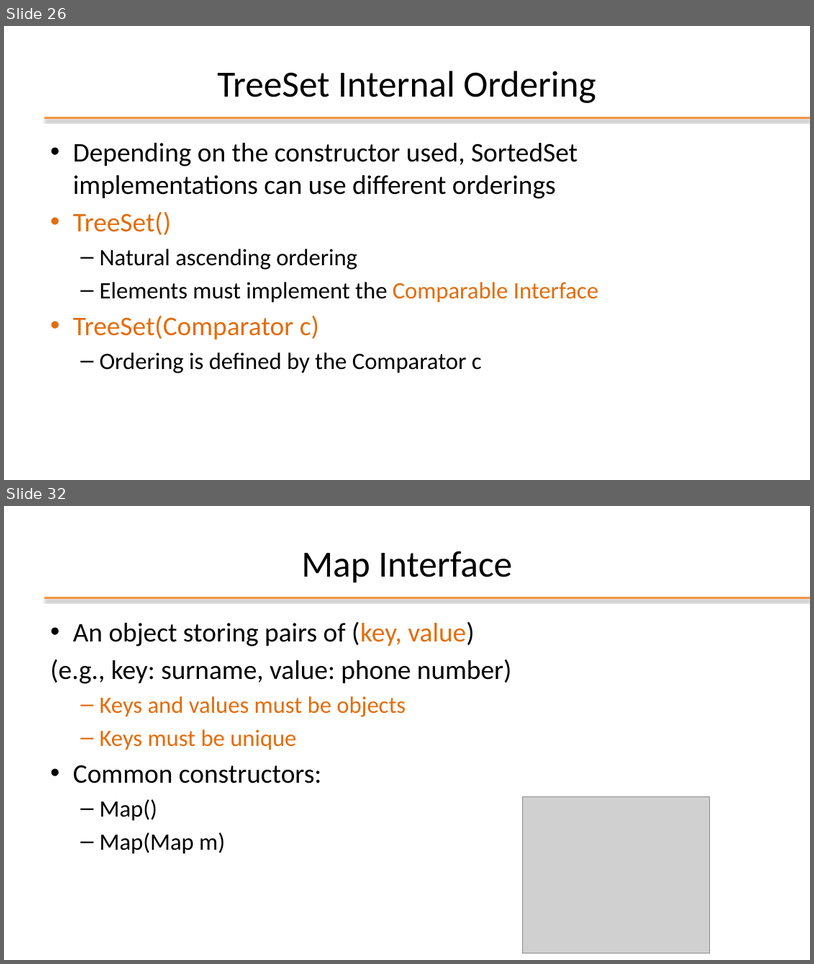
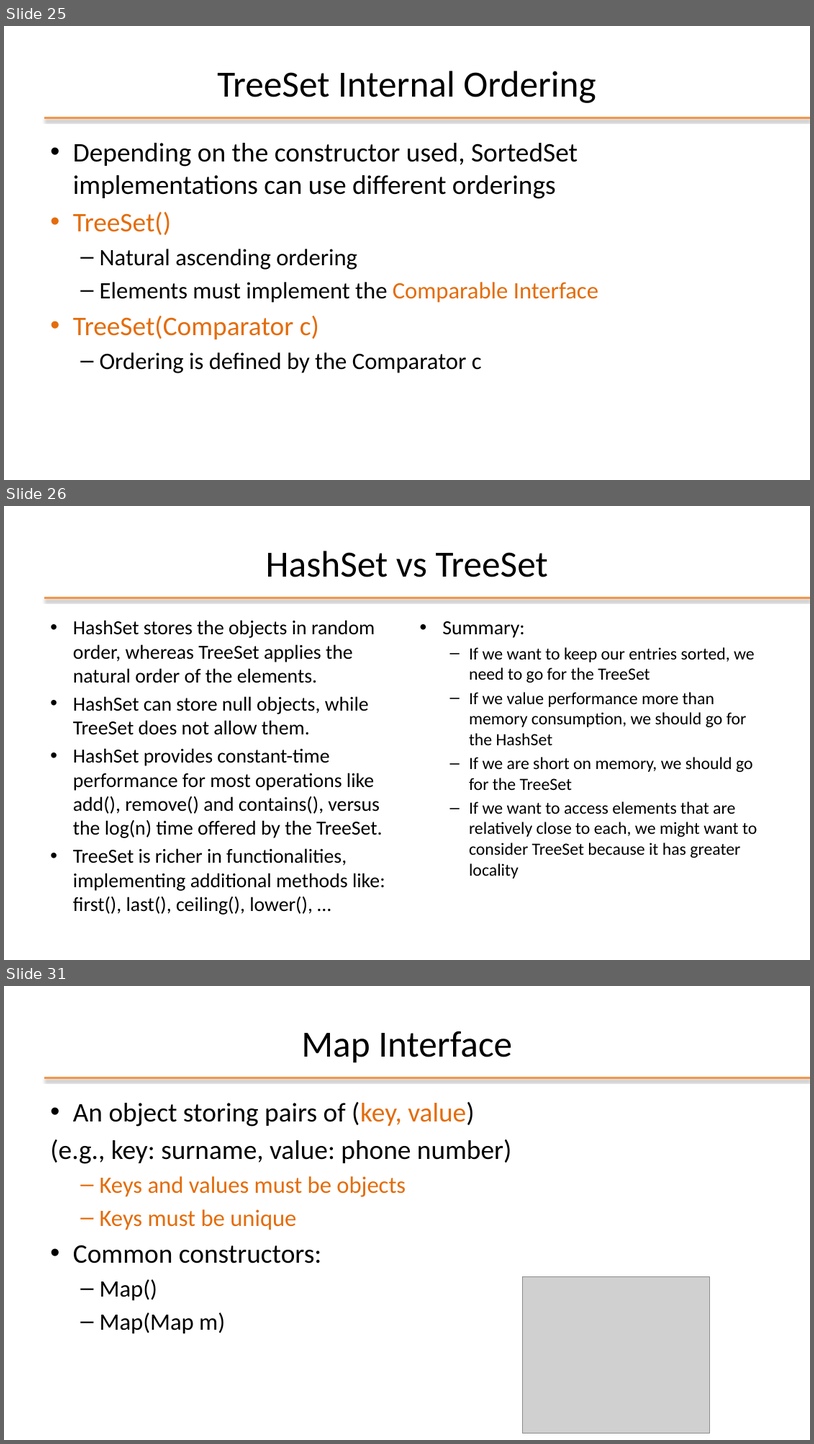
Before and after one commit to nbicocchi/learn-java-core, a slide deck: assets/slides/E4 - Java Data Structures.pptx. Shown one above the other, each under a label of ours: slides 26 and 32 before the commit, slides 25, 26 and 31 after it; the slides between them are not shown. The pictures are 814x964 and 814x1444 pixels, drawn with LibreOffice and Linux fonts; fonts in the diff are those of the drawing; grey boxes stand for pictures; background and template pictures are left out. Boxes give left, top, right and bottom in pixels: in the first picture for what was removed or moved away, otherwise in the second. Text is boxed around its words. In the diff, an @@ line names an element or a change of style, - is before the commit and + after.

```diff
--- a/assets/slides/E4 - Java Data Structures.pptx
+++ b/assets/slides/E4 - Java Data Structures.pptx
@@ slide 26 added at bbox=[4, 506, 810, 960], background #FFFFFF; not listed: 1 template element that a slide beside it also shows @@
@@ title added at bbox=[266, 551, 548, 577], 44 pt, text #000000 @@
+HashSet vs TreeSet
@@ text added at bbox=[73, 620, 386, 914], 23.8 pt, text #000000 @@
+• HashSet stores the objects in random order, whereas TreeSet applies the natural order of the elements.
+• HashSet can store null objects, while TreeSet does not allow them.
+• HashSet provides constant-time performance for most operations like add(), remove() and contains(), versus the log(n) time offered by the TreeSet.
+• TreeSet is richer in functionalities, implementing additional methods like: first(), last(), ceiling(), lower(), …
@@ text added at bbox=[442, 621, 757, 878], 20.4 pt, text #000000 @@
+• Summary:
+  – If we want to keep our entries sorted, we need to go for the TreeSet
+  – If we value performance more than memory consumption, we should go for the HashSet
+  – If we are short on memory, we should go for the TreeSet
+  – If we want to access elements that are relatively close to each, we might want to consider TreeSet because it has greater locality
@@ what was slide 26 is now slide 25 @@
@@ what was slide 32 is now slide 31 @@
```
Also in this commit, not shown: 7 slides changed, 3 other slides added, 6 slides removed, 1 other file.
